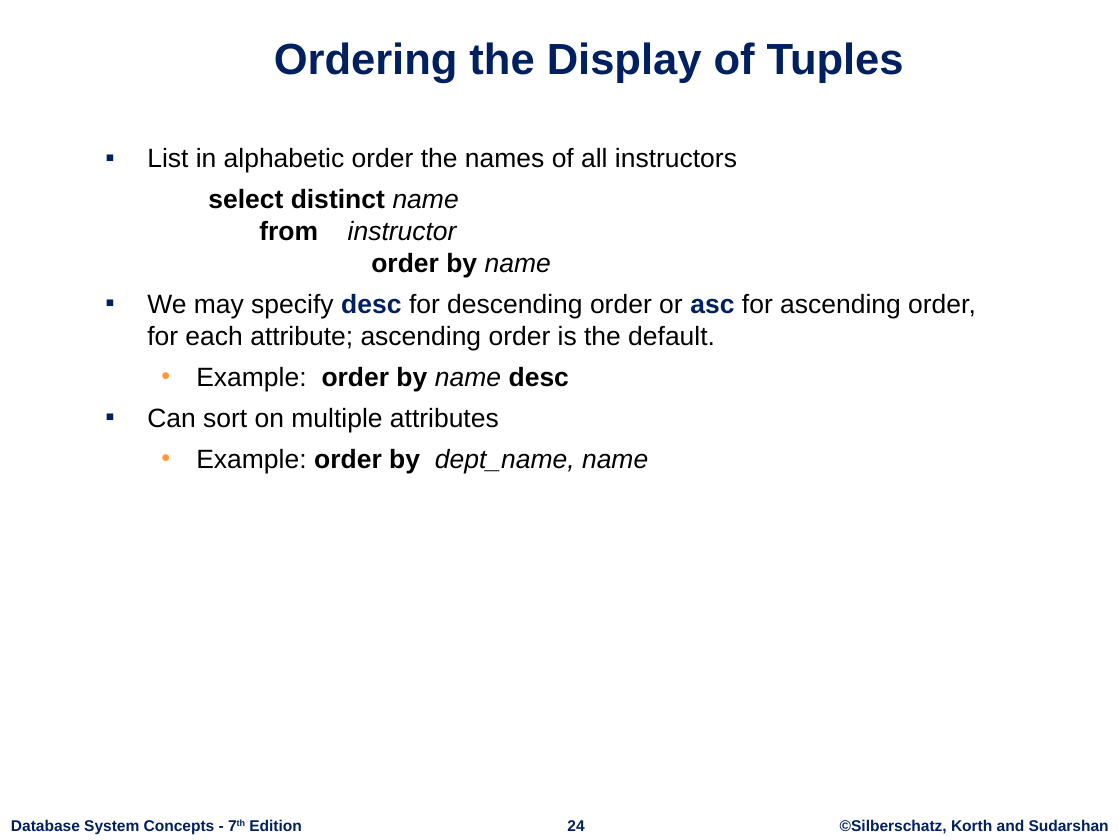
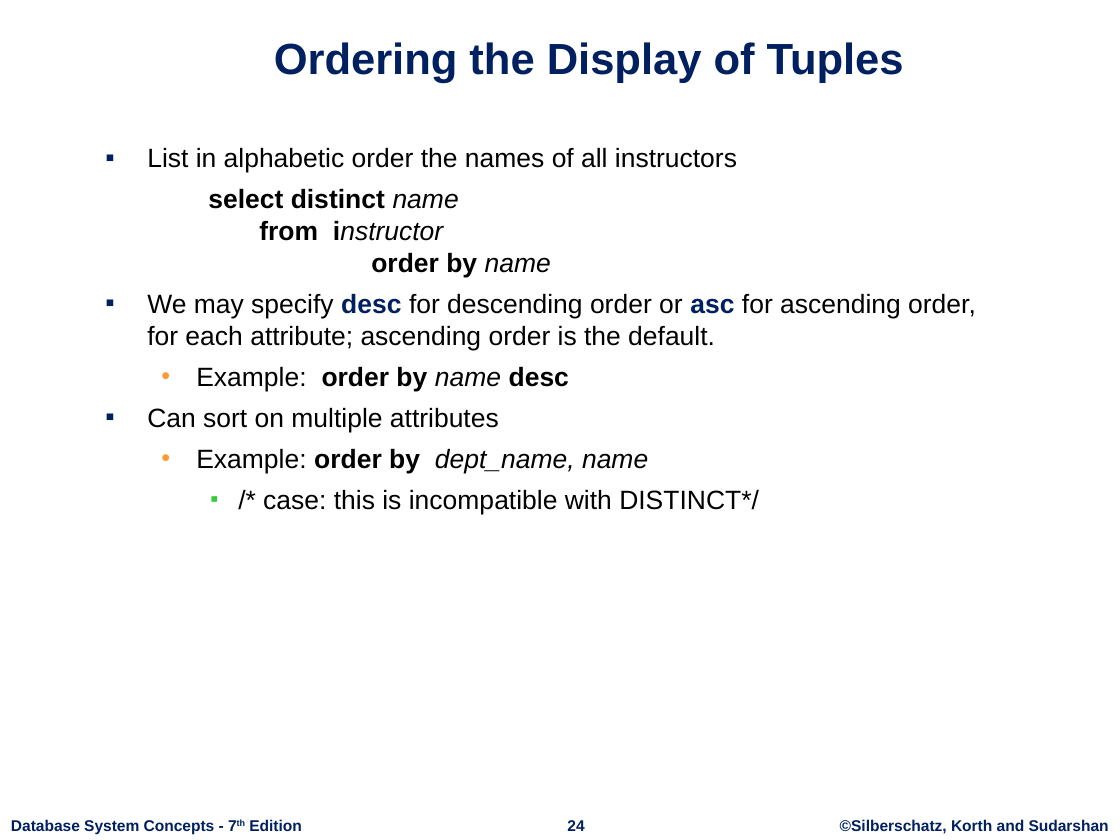
Before and after one commit to nashurgessa/DB-practices, a slide deck: slide 24 of Slides/L5.6 Introduction SQL.pptx. Drawn at 1120x840 pixels with LibreOffice and Linux fonts; fonts in the diff are those of the drawing; background and template pictures are left out. Boxes give left, top, right and bottom in pixels: in the first picture for what was removed or moved away, otherwise in the second. Text is boxed around its words. In the diff, an @@ line names an element or a change of style, - is before the commit and + after.

```diff
--- a/Slides/L5.6 Introduction SQL.pptx
+++ b/Slides/L5.6 Introduction SQL.pptx
@@ text at box(208, 188, 551, 277): bold on, italic off in "instructor" @@
@@ text at box(263, 489, 759, 514): paragraph added @@
+    ▪ /* case: this is incompatible with DISTINCT*/
```
Also in this commit, not shown: 3 other slides changed, 1 slide added.
